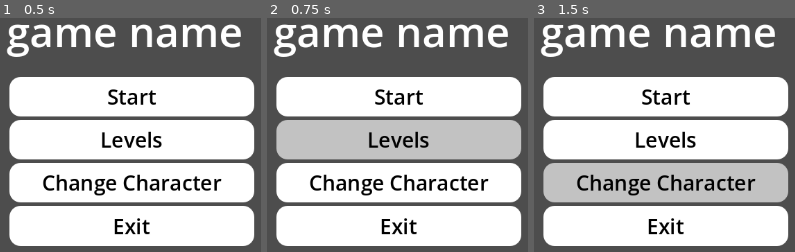
Above: before the commit, frames 1-3 (left to right).
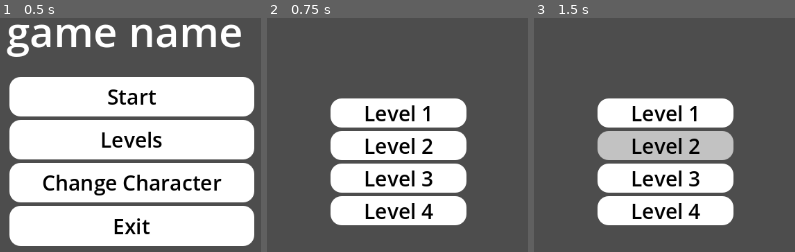
Above: after the commit, the same moments.

Repository: shifarizvi106/bomboclat
Game: Godot game, scene res://assets/ui/main_menu.tscn
The game is run twice, just before and just after one commit, with the same random seed, the same clock (stepped at 60 frames per second) and the same inputs.
Inputs:
- Up to frame 1 (0.5 s): no input
- Up to frame 2 (0.75 s): click "Levels" at 0.5 s
- Up to frame 3 (1.5 s): click "Change Character" (after the commit: "Level 2") at 1.25 s

Frame 1 is identical in both runs. In frame 2, 57% of the frame differs, in the area x 2-98%, y 2-98%; in frame 3, 61%.

Commit message:
Add levels menu and update navigation

Diff:
--- /dev/null
+++ b/assets/ui/Levels.tscn
@@ -0,0 +1,118 @@
+[gd_scene format=3 uid="uid://274tg0vyvk3i"]
+
+[ext_resource type="Script" uid="uid://c7pa1tum11q0b" path="res://assets/ui/levels.gd" id="1_vx2d3"]
+
+[sub_resource type="StyleBoxTexture" id="StyleBoxTexture_7iky7"]
+
+[sub_resource type="StyleBoxFlat" id="StyleBoxFlat_7iky7"]
+bg_color = Color(1, 1, 1, 1)
+corner_radius_top_left = 16
+corner_radius_top_right = 16
+corner_radius_bottom_right = 16
+corner_radius_bottom_left = 16
+
+[sub_resource type="StyleBoxFlat" id="StyleBoxFlat_vx2d3"]
+bg_color = Color(0.52906674, 0.52906674, 0.52906656, 1)
+corner_radius_top_left = 16
+corner_radius_top_right = 16
+corner_radius_bottom_right = 16
+corner_radius_bottom_left = 16
+
+[sub_resource type="StyleBoxFlat" id="StyleBoxFlat_n42ai"]
+bg_color = Color(0.76240367, 0.7624037, 0.7624035, 1)
+corner_radius_top_left = 16
+corner_radius_top_right = 16
+corner_radius_bottom_right = 16
+corner_radius_bottom_left = 16
+
+[node name="Levels" type="Control" unique_id=1948924458]
+layout_mode = 3
+anchors_preset = 15
+anchor_right = 1.0
+anchor_bottom = 1.0
+grow_horizontal = 2
+grow_vertical = 2
+script = ExtResource("1_vx2d3")
+
+[node name="Panel" type="Panel" parent="." unique_id=1316395284]
+layout_mode = 1
+anchors_preset = 15
+anchor_right = 1.0
+anchor_bottom = 1.0
+grow_horizontal = 2
+grow_vertical = 2
+theme_override_styles/panel = SubResource("StyleBoxTexture_7iky7")
+
+[node name="VBoxContainer" type="VBoxContainer" parent="." unique_id=2028713856]
+layout_mode = 1
+anchors_preset = 8
+anchor_left = 0.5
+anchor_top = 0.5
+anchor_right = 0.5
+anchor_bottom = 0.5
+offset_left = -98.125
+offset_top = -91.5
+offset_right = 98.125
+offset_bottom = 91.5
+grow_horizontal = 2
+grow_vertical = 2
+theme_override_constants/separation = 5
+
+[node name="Button" type="Button" parent="VBoxContainer" unique_id=1801999838]
+layout_mode = 2
+size_flags_horizontal = 5
+size_flags_vertical = 6
+theme_override_colors/font_color = Color(0, 0, 0, 1)
+theme_override_colors/font_focus_color = Color(0, 0, 0, 1)
+theme_override_colors/font_pressed_color = Color(0, 0, 0, 1)
+theme_override_colors/font_hover_color = Color(0, 0, 0, 1)
+theme_override_font_sizes/font_size = 30
+theme_override_styles/normal = SubResource("StyleBoxFlat_7iky7")
+theme_override_styles/pressed = SubResource("StyleBoxFlat_vx2d3")
+theme_override_styles/hover = SubResource("StyleBoxFlat_n42ai")
+text = "Level 1
+"
+
+[node name="Button2" type="Button" parent="VBoxContainer" unique_id=1752903287]
+layout_mode = 2
+size_flags_horizontal = 5
+size_flags_vertical = 6
+theme_override_colors/font_color = Color(0, 0, 0, 1)
+theme_override_colors/font_focus_color = Color(0, 0, 0, 1)
+theme_override_colors/font_pressed_color = Color(0, 0, 0, 1)
+theme_override_colors/font_hover_color = Color(0, 0, 0, 1)
+theme_override_font_sizes/font_size = 30
+theme_override_styles/normal = SubResource("StyleBoxFlat_7iky7")
+theme_override_styles/pressed = SubResource("StyleBoxFlat_vx2d3")
+theme_override_styles/hover = SubResource("StyleBoxFlat_n42ai")
+text = "Level 2"
+
+[node name="Button3" type="Button" parent="VBoxContainer" unique_id=1838163264]
+layout_mode = 2
+size_flags_horizontal = 5
+size_flags_vertical = 6
+theme_override_colors/font_color = Color(0, 0, 0, 1)
+theme_override_colors/font_focus_color = Color(0, 0, 0, 1)
+theme_override_colors/font_pressed_color = Color(0, 0, 0, 1)
+theme_override_colors/font_hover_color = Color(0, 0, 0, 1)
+theme_override_font_sizes/font_size = 30
+theme_override_styles/normal = SubResource("StyleBoxFlat_7iky7")
+theme_override_styles/pressed = SubResource("StyleBoxFlat_vx2d3")
+theme_override_styles/hover = SubResource("StyleBoxFlat_n42ai")
+text = "Level 3"
+
+[node name="Button4" type="Button" parent="VBoxContainer" unique_id=1920221468]
+layout_mode = 2
+size_flags_horizontal = 5
+size_flags_vertical = 6
+theme_override_colors/font_color = Color(0, 0, 0, 1)
+theme_override_colors/font_focus_color = Color(0, 0, 0, 1)
+theme_override_colors/font_pressed_color = Color(0, 0, 0, 1)
+theme_override_colors/font_hover_color = Color(0, 0, 0, 1)
+theme_override_font_sizes/font_size = 30
+theme_override_styles/normal = SubResource("StyleBoxFlat_7iky7")
+theme_override_styles/pressed = SubResource("StyleBoxFlat_vx2d3")
+theme_override_styles/hover = SubResource("StyleBoxFlat_n42ai")
+text = "Level 4"
+
+[connection signal="pressed" from="VBoxContainer/Button" to="." method="_on_level1_pressed"]
--- /dev/null
+++ b/assets/ui/levels.gd
@@ -0,0 +1,17 @@
+extends Control
+
+
+# Called when the node enters the scene tree for the first time.
+func _ready() -> void:
+	pass # Replace with function body.
+
+
+# Called every frame. 'delta' is the elapsed time since the previous frame.
+func _process(delta: float) -> void:
+	pass
+
+
+
+
+func _on_level1_pressed() -> void:
+	get_tree().change_scene_to_file("res://scenes/level_1.tscn")
--- a/assets/ui/main_menu.gd
+++ b/assets/ui/main_menu.gd
@@ -12,12 +12,13 @@
 
 
 func _on_start_pressed() -> void:
-	print("start pressed")
+	#print("start pressed")
 	get_tree().change_scene_to_file("res://scenes/level_1.tscn")
 
 
 func _on_levels_pressed() -> void:
-	print("levels pressed")
+	#print("levels pressed")
+	get_tree().change_scene_to_file("res://assets/ui/Levels.tscn")
 
 
 func _on_changecharacter_pressed() -> void:
Not shown, added: assets/Characters/Orc.png.import
Not shown, added: assets/ui/levels.gd.uid
